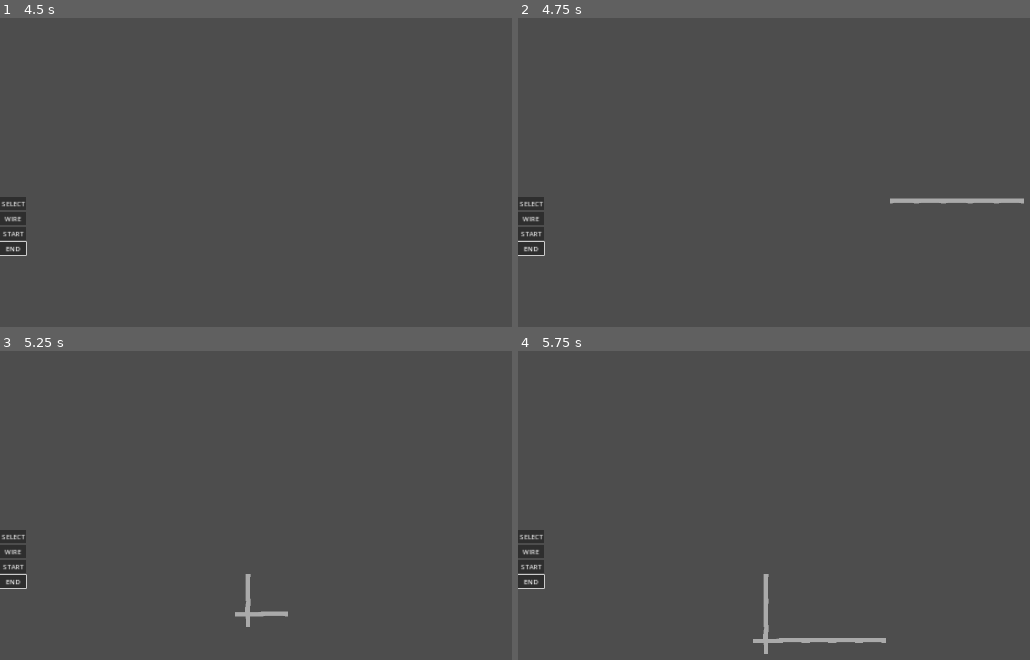
Above: before the commit, frames 1-4 (two rows, left to right).
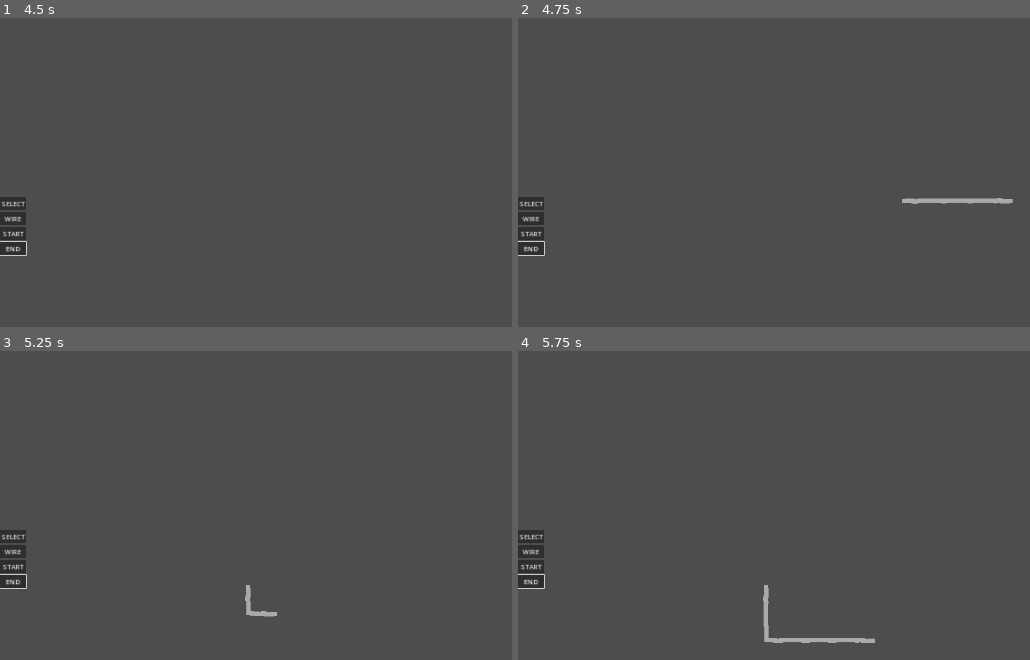
Above: after the commit, the same moments.

Repository: Aisudoragon/logic-gates
Game: Godot game, scene res://scenes/levels/playground/playground.tscn
Same seed, same stepped clock (60 frames per second), same inputs: the game is played once before the commit and once after it. The engine's default icon, where the game draws it, is replaced by a stand-in: a white triangle on a blue panel in a dark square.
Inputs (mouse positions are in pixels of both pictures, inside the frame that each line leads up to):
- Up to frame 1 (4.5 s): click "START" at 0.5 s; click "START" at 1.25 s; click "SELECT" at 2 s; click "WIRE" at 2.75 s; click "END" at 3.5 s; tap Enter at 4.25 s; move the mouse to (outside the picture) at 4.27 s; press the mouse at (outside the picture) at 4.28 s; hold D (move_right) from 4.28 s (still down)
- Up to frame 2 (4.75 s): keep holding D (move_right); tap R (rotate) at 4.55 s
- Up to frame 3 (5.25 s): release D (move_right) at 5 s; release the mouse at (outside the picture) at 5 s; tap Space at 5 s; drag from (240, 582) to (358, 647) at 5.02 s
- Up to frame 4 (5.75 s): no input

Frame 1 is identical in both runs. In frame 2, 0.1% of the frame differs, in the area x 72-99%, y 58-61%; in frame 3, 0.2%, in the area x 45-57%, y 72-90%; in frame 4, 0.2%.

Commit message:
Wire doesn't extend into nothing

Diff:
--- a/scenes/levels/playground/wire_logic.gd
+++ b/scenes/levels/playground/wire_logic.gd
@@ -42,30 +42,25 @@
 
 		if direction.y != 0:
 			highlight_line(starting_position, Vector2i(starting_position.x, ending_position.y))
-
-			#for position_y in range(starting_position.y, ending_position.y + direction.y, direction.y):
-				#update_wire_tile(Vector2i(starting_position.x, position_y), direction)
-				# TODO - Wykonać aby kable w jednej osi się łączyły może? A potem do następnej osi
-				# po prostu połączy osobno?
-				#highlight_layer.set_cell(Vector2i(starting_position.x, position_y), 0, Vector2i(4, 0), 0)
 		if direction.x != 0:
 			highlight_line(Vector2i(starting_position.x, ending_position.y), ending_position)
-
-			#for position_x in range(starting_position.x, ending_position.x + direction.x, direction.x):
-				#highlight_layer.set_cell(Vector2i(position_x, ending_position.y), 0, Vector2i(4, 0), 0)
 
 
 func highlight_line(starting_position: Vector2i, ending_position: Vector2i) -> void:
 	var direction: Vector2i = (ending_position - starting_position).sign()
 
 	if direction.x:
-		for buffer_position in range(starting_position.x, ending_position.x + direction.x, direction.x):
-			update_wire_tile(Vector2i(buffer_position, starting_position.y), direction)
-			update_wire_tile(Vector2i(buffer_position, starting_position.y), -direction)
+		for variable_position in range(starting_position.x, ending_position.x + direction.x, direction.x):
+			if variable_position != starting_position.x:
+				update_wire_tile(Vector2i(variable_position, starting_position.y), -direction)
+			if variable_position != ending_position.x:
+				update_wire_tile(Vector2i(variable_position, starting_position.y), direction)
 	else:
-		for buffer_position in range(starting_position.y, ending_position.y + direction.y, direction.y):
-			update_wire_tile(Vector2i(starting_position.x, buffer_position), direction)
-			update_wire_tile(Vector2i(starting_position.x, buffer_position), -direction)
+		for variable_position in range(starting_position.y, ending_position.y + direction.y, direction.y):
+			if variable_position != starting_position.y:
+				update_wire_tile(Vector2i(starting_position.x, variable_position), -direction)
+			if variable_position != ending_position.y:
+				update_wire_tile(Vector2i(starting_position.x, variable_position), direction)
 
 
 func update_wire_tile(tile_position: Vector2i, new_direction: Vector2i) -> void:
